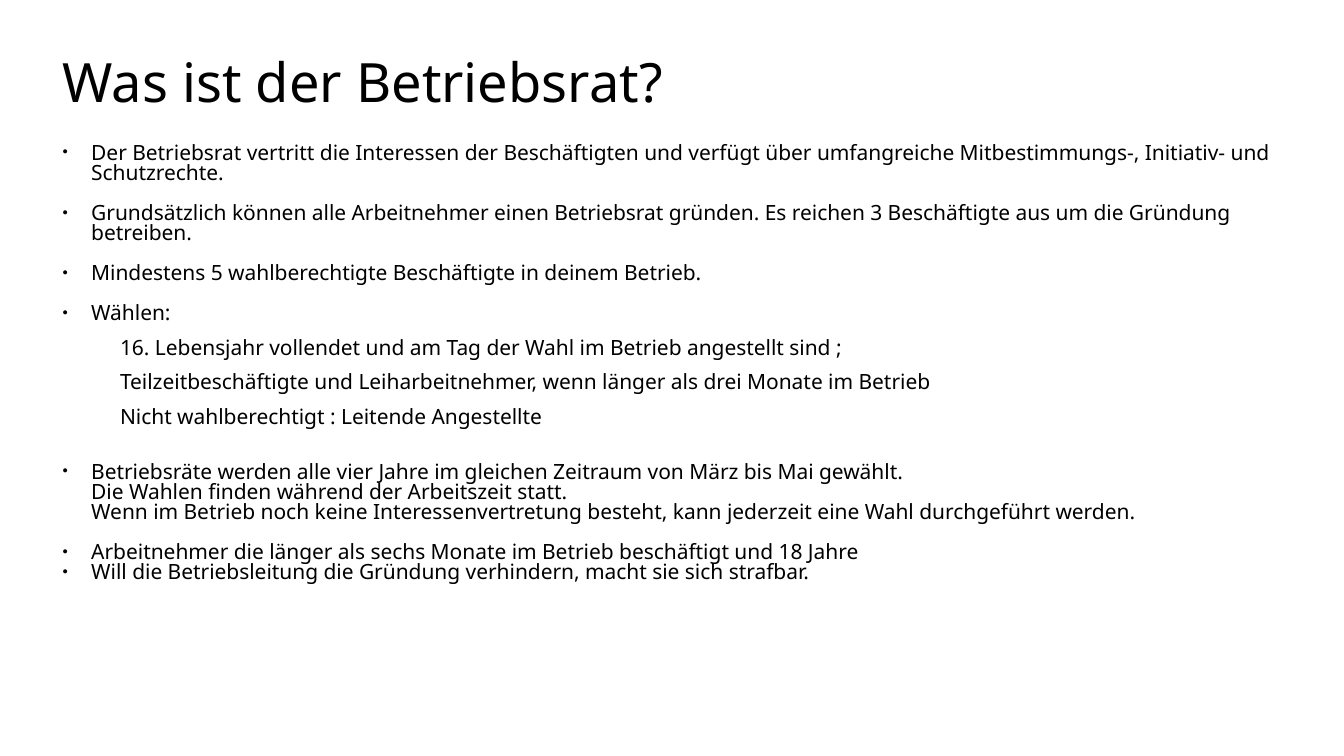
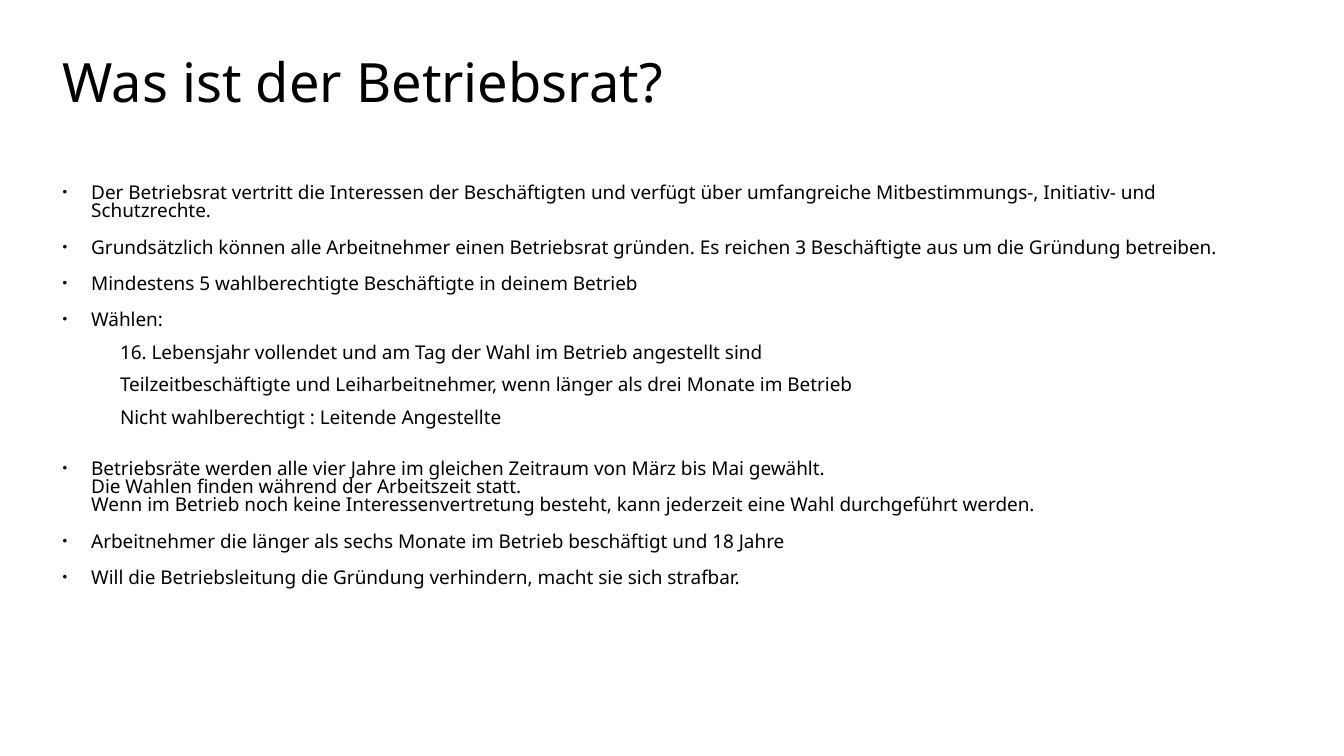
Before and after one commit to Quanterm/Mitbestimmung-im-Betrieb, a slide deck: slide 3 of Funktion und Arbeit von Betriebsräten2.odp. Drawn at 1344x756 pixels with LibreOffice and Linux fonts; fonts in the diff are those of the drawing; background and template pictures are left out. Boxes give left, top, right and bottom in pixels: in the first picture for what was removed or moved away, otherwise in the second. Text is boxed around its words. In the diff, an @@ line names an element or a change of style, - is before the commit and + after.

```diff
--- a/Funktion und Arbeit von Betriebsräten2.odp
+++ b/Funktion und Arbeit von Betriebsräten2.odp
@@ text at (91, 184, 1216, 589): size 12.4 to 11.2 pt in "Der Betriebsrat vertritt die Interessen der Beschäftigten ...", "Grundsätzlich können alle Arbeitnehmer einen Betriebsrat grü ...", "Wählen:", "Teilzeitbeschäftigte und Leiharbeitnehmer, wenn länger als d ..." and 6 more places @@
@@ text at (91, 275, 638, 295): text changed; size 12.4 to 11.2 pt @@
-● Mindestens 5 wahlberechtigte Beschäftigte in deinem Betrieb.
+● Mindestens 5 wahlberechtigte Beschäftigte in deinem Betrieb
@@ text at (120, 344, 762, 364): text changed; size 12.4 to 11.2 pt @@
-  ● 16. Lebensjahr vollendet und am Tag der Wahl im Betrieb angestellt sind ;
+  ● 16. Lebensjahr vollendet und am Tag der Wahl im Betrieb angestellt sind
```
Also in this commit, not shown: 1 other file.
